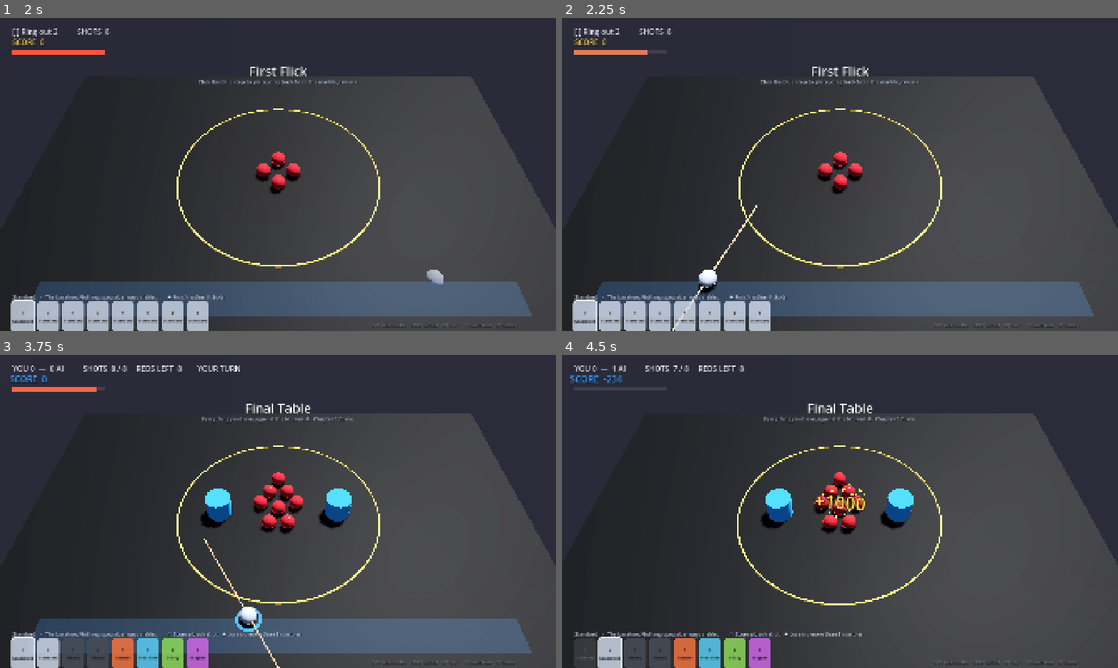
Above: before the commit, frames 1-4 (two rows, left to right).
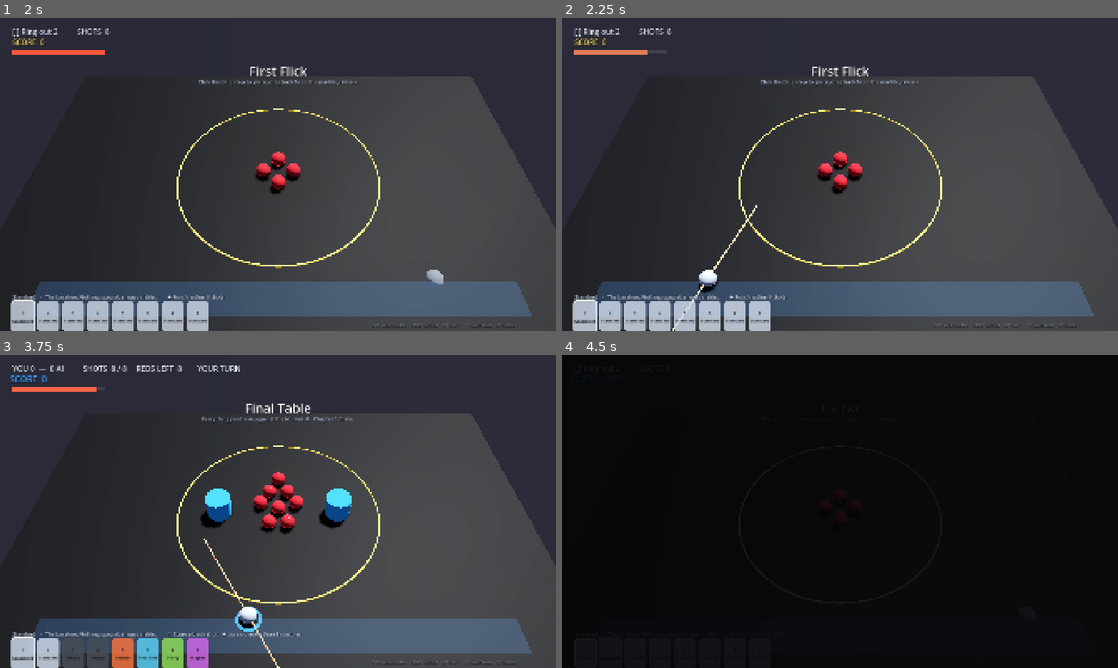
Above: after the commit, the same moments.

Repository: rookph-sys/Project_M
Game: Godot game, scene res://main.tscn
The game is run twice, just before and just after one commit, with the same random seed, the same clock (stepped at 60 frames per second) and the same inputs.
Inputs (mouse positions are in pixels of both pictures, inside the frame that each line leads up to):
- Up to frame 1 (2 s): click "1. First Flick ☆☆☆ Ringer" at 0.5 s; tap Enter (confirm) at 1.25 s; move the mouse to (400, 158) at 1.27 s; hold N (next_level) from 1.28 s (still down); click (400, 158) at 1.42 s; tap P (prev_level) at 1.55 s
- Up to frame 2 (2.25 s): release N (next_level) at 2 s; drag from (728, 190) to (812, 237) at 2.02 s
- Up to frame 3 (3.75 s): move the mouse to (333, 442) at 2.77 s; hold C (collection) 2.78-3.5 s; click (333, 442) at 2.92 s; tap P (prev_level) at 3.05 s; drag from (250, 574) to (111, 464) at 3.52 s
- Up to frame 4 (4.5 s): move the mouse to (1006, 558) at 4.27 s; hold N (next_level) from 4.28 s (still down); click (1006, 558) at 4.42 s

Frame 1 is identical in both runs. In frame 2, less than 0.1% of the frame differs, in the area x 24-28%, y 80-89%; in frame 3, less than 0.1%; in frame 4, 100%, in the area x 0-100%, y 0-100%.

Commit message:
feat: chain delay plus charge tone, ring pulse, danger glow
Scoring events in one shot now resolve a beat apart instead of all at
once. A five-marble break settles within a few physics ticks, so five
simultaneous popups read as one mushy event; staggering them is most of
what makes a cascade feel like a payoff. Score is added as each link
fires, so the counter climbs in step with the popups rather than racing
ahead, and the level does not resolve until the chain finishes.

Doing that surfaced two scoring bugs: points were being awarded both at
the collision site and again in the cascade, doubling every score, and
in a duel the opponent's ring-outs were crediting the player.

Also: a held charge tone that rises with draw strength, marble
anticipation squash while pulling back, a release whoosh, the ring
flashing when something crosses it, a warning pulse on targets near the
line so near-misses read as near-misses, a win burst, and hover lift on
menu rows.

Co-Authored-By: Claude Opus 5 <noreply@anthropic.com>

Diff:
--- a/scripts/audio.gd
+++ b/scripts/audio.gd
@@ -26,6 +26,7 @@
 		add_child(p)
 		_players.append(p)
 	_build_event_sounds()
+	_build_aim_sounds()
 
 
 ## Exponentially decaying sine with a noise transient — reads as a hard
@@ -177,3 +178,76 @@
 	w.loop_begin = 0
 	w.loop_end = n
 	return w
+
+
+# ------------------------------------------------------- aim and release ----
+
+var _charge: AudioStreamPlayer
+var _charge_tone: AudioStreamWAV
+var _whoosh: AudioStreamWAV
+
+
+func _build_aim_sounds() -> void:
+	# A held tone whose pitch is driven by draw strength — the ear tracks a
+	# rising pitch far better than a bar it has to look away from the table at.
+	var n := int(RATE * 1.0)
+	var data := PackedByteArray()
+	data.resize(n * 2)
+	for i in n:
+		var t := float(i) / RATE
+		var v: float = sin(TAU * 220.0 * t) * 0.6 + sin(TAU * 330.0 * t) * 0.25
+		data.encode_s16(i * 2, int(clampf(v, -1.0, 1.0) * 7000.0))
+	_charge_tone = AudioStreamWAV.new()
+	_charge_tone.format = AudioStreamWAV.FORMAT_16_BITS
+	_charge_tone.mix_rate = RATE
+	_charge_tone.stereo = false
+	_charge_tone.data = data
+	_charge_tone.loop_mode = AudioStreamWAV.LOOP_FORWARD
+	_charge_tone.loop_begin = 0
+	_charge_tone.loop_end = n
+
+	# Filtered noise sweep for the flick itself.
+	var wn := int(RATE * 0.22)
+	var wd := PackedByteArray()
+	wd.resize(wn * 2)
+	var rng := RandomNumberGenerator.new()
+	rng.seed = 99
+	var last := 0.0
+	for i in wn:
+		var t := float(i) / RATE
+		var env: float = exp(-t / 0.055)
+		last = lerpf(last, rng.randfn(0.0, 1.0), 0.35)
+		wd.encode_s16(i * 2, int(clampf(last * env, -1.0, 1.0) * 16000.0))
+	_whoosh = AudioStreamWAV.new()
+	_whoosh.format = AudioStreamWAV.FORMAT_16_BITS
+	_whoosh.mix_rate = RATE
+	_whoosh.stereo = false
+	_whoosh.data = wd
+
+	_charge = AudioStreamPlayer.new()
+	_charge.stream = _charge_tone
+	add_child(_charge)
+
+
+## Called every frame while drawing back. `power` is 0..1.
+func charge(power: float) -> void:
+	if _charge == null:
+		return
+	if power <= 0.02:
+		if _charge.playing:
+			_charge.stop()
+		return
+	if not _charge.playing:
+		_charge.play()
+	_charge.pitch_scale = 0.75 + power * 1.25
+	_charge.volume_db = linear_to_db(clampf(0.05 + power * 0.22, 0.0, 1.0))
+
+
+func stop_charge() -> void:
+	if _charge and _charge.playing:
+		_charge.stop()
+
+
+func release(power: float) -> void:
+	stop_charge()
+	_play(_whoosh, 0.8 + power * 0.7, 0.25 + power * 0.5)
--- a/scripts/game.gd
+++ b/scripts/game.gd
@@ -267,6 +267,8 @@
 	rmat.emission_energy_multiplier = 0.45
 	ring.material_override = rmat
 	ring.position = Vector3(0, 0.004, 0)
+	_ring_mesh = ring
+	_ring_mat = rmat
 	add_child(ring)
 
 	_lz_vis = MeshInstance3D.new()
@@ -383,6 +385,8 @@
 	_aiming = false
 	_slowmo_fired = false
 	_end_slowmo()
+	_pending_pops.clear()
+	_cascade_running = false
 
 	for p in level["holes"]:
 		holes.append(p)
@@ -583,6 +587,7 @@
 
 
 func _cancel_placement() -> void:
+	_audio.stop_charge()
 	if _held and is_instance_valid(_held):
 		marbles.erase(_held)
 		_held.queue_free()
@@ -596,6 +601,7 @@
 	_held = null
 
 	_combo_in_shot = 0
+	_pending_pops.clear()
 	_shot_ctx = {
 		"marble": m,
 		"marble_id": m.def_id,
@@ -622,7 +628,7 @@
 		prog.bump("shots_fired")
 		prog.note_marble_use(m.def_id)
 		_advance_selection()
-	_audio.impact(1.2 + _aim_power * 2.5)
+	_audio.release(_aim_power)
 	_aim_power = 0.0      # otherwise the power bar stays full after the shot
 	state = St.RESOLVE
 	_resolve_time = 0.0
@@ -644,6 +650,7 @@
 
 func _process(delta: float) -> void:
 	_tick_slowmo()
+	_update_danger()
 	# One source of truth for which layer is showing.
 	if _menu:
 		_hud.visible = not _menu.visible
@@ -699,6 +706,9 @@
 		_aim_line.visible = false
 	_span_line(_pull_line, origin, _mouse_world)
 	_tint_aim(_aim_power)
+	_audio.charge(_aim_power)
+	# The marble tenses as you draw back — anticipation before the release.
+	_held.squash(-_aim_dir, _aim_power * 0.35)
 
 
 ## Green at a feather touch, red at full power — the one piece of the aim
@@ -745,8 +755,12 @@
 
 	if moving == 0:
 		_stable_time += delta
-		if _stable_time >= RESOLVE_STABLE:
-			_end_shot()
+		if _stable_time >= RESOLVE_STABLE and not _cascade_running:
+			# Play the scoring chain out before deciding anything.
+			if _pending_pops.is_empty():
+				_end_shot()
+			else:
+				_run_cascade(_end_shot)
 	else:
 		_stable_time = 0.0
 
@@ -770,8 +784,7 @@
 			if is_versus and m.owner_id >= 0:
 				match_points[1 - m.owner_id] += 1
 				if m.owner_id == ACTOR_AI:
-					score += 1000
-					match_stats["knockouts"] += 1
+					match_stats["knockouts"] += 1      # points awarded by the cascade
 				else:
 					score -= 250
 					match_stats["marbles_lost"] += 1
@@ -789,7 +802,6 @@
 				_audio.sink()
 				if m.is_target and level["mode"] == "holes":
 					match_stats["sinks"] += 1
-					score += 1000
 					_shot_ctx["sinks"] = _shot_ctx.get("sinks", 0) + 1
 					_pop(p, 1000, Color(0.5, 0.85, 1.0))
 				elif not m.is_target:
@@ -811,16 +823,20 @@
 					# Only one shot resolves at a time, so whoever is on turn
 					# is the one who caused this.
 					match_points[turn_actor] += 1
-					score += 1000 if turn_actor == ACTOR_PLAYER else 0
-				else:
-					score += 1000
 				if turn_actor == ACTOR_PLAYER:
 					match_stats["ring_outs"] += 1
 					var by: String = _shot_ctx.get("marble_id", "")
 					if by != "":
 						match_stats["ring_out_by"][by] = match_stats["ring_out_by"].get(by, 0) + 1
 				_shot_ctx["ring_outs"] = _shot_ctx.get("ring_outs", 0) + 1
-				_pop(p, 1000, Color(1.0, 0.85, 0.3))
+				if is_versus and turn_actor != ACTOR_PLAYER:
+					# The opponent scored: show it, but it is not your score.
+					_juice.popup(p, "AI +1", HALO_AI, 0)
+					_cam_shake = maxf(_cam_shake, 0.5)
+					_audio.score_event(0.7)
+					_ring_pulse()
+				else:
+					_pop(p, 1000, Color(1.0, 0.85, 0.3))
 
 
 func _pop(at: Vector3 = Vector3.ZERO, points: int = 1000, color: Color = Color(1.0, 0.85, 0.3)) -> void:
@@ -886,6 +902,8 @@
 		"won": won, "score": score, "medals": earned,
 		"unlocked": unlocked_now, "news": news,
 	}
+	if won:
+		_celebrate()
 	_audio.fanfare() if won else _audio.failure()
 	_show_result_banner()
 
@@ -1495,17 +1513,55 @@
 
 
 ## A scoring event: the number flies, the combo climbs, the screen reacts.
+## Scoring events are queued, not shown. A five-marble break resolves inside a
+## few physics ticks, so firing all five popups at once reads as one mushy
+## event. Draining them a beat apart is what turns a good shot into a payoff
+## you watch — it is most of what makes Balatro's scoring feel the way it does.
 func _score_feedback(at: Vector3, points: int, color: Color) -> void:
+	_pending_pops.append({"at": at, "points": points, "color": color})
+
+
+const CASCADE_GAP := 0.26          # seconds between links in a chain
+const CASCADE_FIRST := 0.10        # a shorter beat before the first
+
+var _pending_pops: Array = []
+var _cascade_running := false
+
+
+## Plays the queue out, then hands back to whoever asked.
+func _run_cascade(done: Callable) -> void:
+	_cascade_running = true
+	var first := true
+	while not _pending_pops.is_empty():
+		await get_tree().create_timer(CASCADE_FIRST if first else CASCADE_GAP).timeout
+		first = false
+		if not is_inside_tree():
+			return
+		_show_pop(_pending_pops.pop_front())
+	# A last beat so the final number is read before the banner lands on it.
+	await get_tree().create_timer(0.30).timeout
+	_cascade_running = false
+	if is_inside_tree():
+		done.call()
+
+
+func _show_pop(e: Dictionary) -> void:
 	_combo_in_shot += 1
-	_juice.popup(at, "+%d" % points, color, _combo_in_shot - 1)
+	var at: Vector3 = e["at"]
+	var color: Color = e["color"]
+	# Score is added here, not when the marble crossed the line, so the HUD
+	# count-up climbs in step with the popups instead of racing ahead of them.
+	score += e["points"]
+
+	_juice.popup(at, "+%d" % e["points"], color, _combo_in_shot - 1)
 	_juice.combo(_combo_in_shot)
 	_juice.flash(color, 0.05 + _combo_in_shot * 0.02)
 	_juice.hit_stop(HIT_STOP_LIGHT + _combo_in_shot * 0.012)
 	_cam_shake = maxf(_cam_shake, 0.8 + _combo_in_shot * 0.25)
 	_cam_zoom = maxf(_cam_zoom, 0.3)
-	# Each one in a chain rings a step higher — the escalation is the reward.
-	_audio.score_event(0.9 + _combo_in_shot * 0.14)
-	_spawn_sparks(at, color, 1.0)
+	# Each link rings a step higher — the escalation is the reward.
+	_audio.score_event(0.9 + _combo_in_shot * 0.18)
+	_spawn_sparks(at, color, 1.0 + _combo_in_shot * 0.25)
 
 
 func _spawn_sparks(at: Vector3, color: Color, strength: float) -> void:
@@ -1563,3 +1619,45 @@
 	var toward := (Vector3.ZERO - _cam_home).normalized() * _cam_zoom * 0.45
 	_cam.position = _cam_home + shake + toward \
 		+ _cam_kick * _settings.screen_shake
+
+
+# ------------------------------------------------------- more feedback ----
+
+var _ring_mesh: MeshInstance3D
+var _ring_mat: StandardMaterial3D
+
+
+## The ring reacts when something crosses it, so the boundary feels like a
+## thing that was touched rather than an invisible rule.
+func _ring_pulse() -> void:
+	if _ring_mat == null:
+		return
+	_ring_mat.emission_energy_multiplier = 3.2
+	var t := create_tween()
+	t.tween_property(_ring_mat, "emission_energy_multiplier", 0.45, 0.45) \
+		.set_trans(Tween.TRANS_EXPO).set_ease(Tween.EASE_OUT)
+
+
+## §2.4 anticipation: a marble about to be hit hard should look nervous. Any
+## target sitting close to the line glows, so near-misses read as near-misses
+## instead of as nothing happening.
+func _update_danger() -> void:
+	if not has_ring:
+		return
+	for t in targets:
+		if not is_instance_valid(t) or t.state != Marble.State.RESERVE:
+			continue
+		var d := Vector2(t.position.x, t.position.z).length() / RING_OUT_DIST
+		t.set_danger(clampf((d - 0.72) / 0.28, 0.0, 1.0))
+
+
+## Level clear: a burst from the middle of the table.
+func _celebrate() -> void:
+	for i in 3:
+		var at := Vector3(randf_range(-0.8, 0.8), MarbleData.RADIUS, randf_range(-0.6, 0.6))
+		get_tree().create_timer(0.12 * i).timeout.connect(func():
+			if is_inside_tree():
+				_spawn_sparks(at, Color(1.0, 0.85, 0.35), 2.6)
+				_juice.flash(Color(1.0, 0.9, 0.5), 0.07))
+	_cam_shake = maxf(_cam_shake, 1.4)
+	_cam_zoom = maxf(_cam_zoom, 0.5)
--- a/scripts/marble.gd
+++ b/scripts/marble.gd
@@ -426,3 +426,14 @@
 	var across := 1.0 + k * 0.55
 	var b := Basis.looking_at(_squash_axis, Vector3.UP)
 	_mesh.transform = Transform3D(b.scaled(Vector3(across, across, along)), Vector3.ZERO)
+
+
+## How exposed this marble is — drives a warning glow as it nears the line.
+func set_danger(level: float) -> void:
+	if _mesh == null or _mesh.material_override == null:
+		return
+	var mat: StandardMaterial3D = _mesh.material_override
+	var pulse: float = 0.0
+	if level > 0.01:
+		pulse = level * (0.6 + 0.4 * sin(Time.get_ticks_msec() * 0.012))
+	mat.emission_energy_multiplier = 0.12 + pulse * 1.6
--- a/scripts/menu.gd
+++ b/scripts/menu.gd
@@ -95,7 +95,22 @@
 	b.custom_minimum_size = Vector2(0, 46)
 	b.alignment = HORIZONTAL_ALIGNMENT_LEFT
 	b.add_theme_font_size_override("font_size", 18)
+	if enabled:
+		_add_hover_lift(b)
 	return b
+
+
+## Rows lean toward the cursor. Cheap, and it makes a list of buttons feel like
+## objects rather than regions of a page.
+func _add_hover_lift(b: Button) -> void:
+	b.pivot_offset = Vector2(0, 23)
+	b.mouse_entered.connect(func():
+		var t := b.create_tween()
+		t.tween_property(b, "scale", Vector2(1.012, 1.10), 0.10) \
+			.set_trans(Tween.TRANS_BACK).set_ease(Tween.EASE_OUT))
+	b.mouse_exited.connect(func():
+		var t := b.create_tween()
+		t.tween_property(b, "scale", Vector2.ONE, 0.12))
 
 
 # ----------------------------------------------------------- level select ----
Not shown, changed: docs/PROTOTYPE.md
